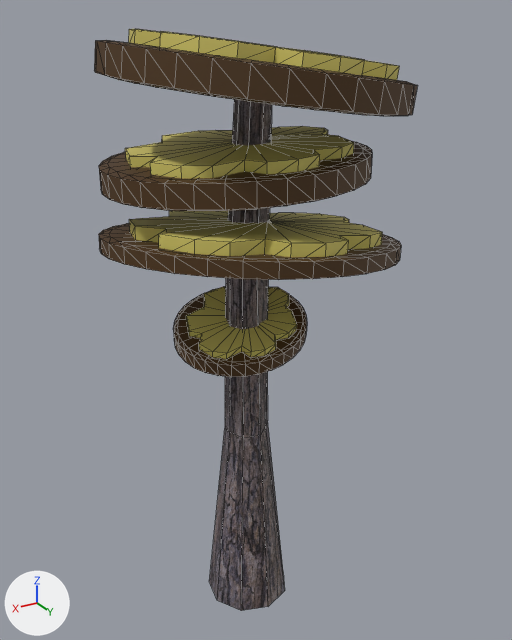
Before and after pictures for a commit that changed the OBJ model res/models/hillTree6/hillTree6.obj.
Before and after are seen from a 50 mm camera at (1.67, 2.87, 2.45) aimed at (-0.07, -0.03, 1.0). The lights are fixed; the arrows at lower left show +X, +Y and +Z. Mesh edges are drawn as thin lines. Where no turn or scale is listed for an object, it has been applied to the vertices.

Before the edit, the objects in view are built like this:
```python
me_cylinder_007_cylinder_008 = bpy.data.meshes.new('Cylinder.007_Cylinder.008')
me_cylinder_007_cylinder_008.from_pydata(...)  # 692 vertices, 1260 faces, 1 loose edge; spans x -0.73..0.7, y -0.72..0.75, z 0.86..2.4
# faces by material slot: [960, 300]
me_cylinder_007_cylinder_008.materials.append(mat_choc_foliage)  # picture img_foliage_png
me_cylinder_007_cylinder_008.materials.append(mat_cookie_foliage)  # picture img_cookie_foliage_png
me_wood_cylinder = bpy.data.meshes.new('wood_Cylinder')
me_wood_cylinder.from_pydata(...)  # 36 vertices, 27 faces; spans x -0.23..0.23, y -0.22..0.23, z -0.69..2.16
me_wood_cylinder.materials.append(mat_wood)  # picture img_tree_jpg
ob_cylinder_007_cylinder_008 = bpy.data.objects.new('Cylinder.007_Cylinder.008', me_cylinder_007_cylinder_008)
ob_cylinder_007_cylinder_008.location = (0.0, 0.0, 0.0)
ob_wood_cylinder = bpy.data.objects.new('wood_Cylinder', me_wood_cylinder)
ob_wood_cylinder.location = (0.0, 0.0, 0.0)
```
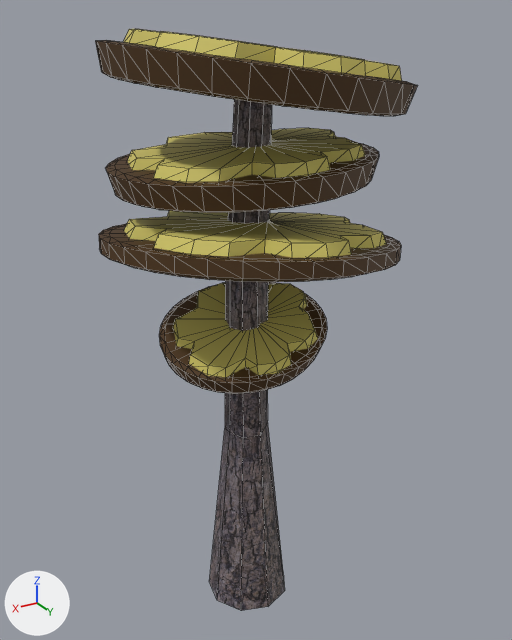
What differs and where, as boxes [x1, y1, x2, y2] in the pictures (512 x 640 px; the box of a moved part takes in the faces that stretch with it):
```json
{"object": "Cylinder.007_Cylinder.008", "change": "reshaped", "before": [94, 29, 418, 377], "after": [95, 29, 418, 394]}
{"part": 1, "of": "me_cylinder_007_cylinder_008", "change": "rebuilt", "before": [173, 288, 307, 377], "after": [173, 283, 318, 378], "on screen": "8% wider, 7% taller"}
{"part": 2, "of": "me_cylinder_007_cylinder_008", "change": "rebuilt", "before": [125, 126, 354, 179], "after": [128, 128, 365, 183]}
{"part": 3, "of": "me_cylinder_007_cylinder_008", "change": "added", "after": [159, 282, 327, 394], "on screen": "brown"}
{"part": 4, "of": "me_cylinder_007_cylinder_008", "change": "deleted", "before": [186, 287, 297, 359], "on screen": "yellow"}
{"part": 5, "of": "me_cylinder_007_cylinder_008", "change": "moved or reshaped", "before": [94, 29, 418, 211], "after": [95, 29, 418, 213]}
{"part": 6, "of": "me_cylinder_007_cylinder_008", "change": "built on", "before": [109, 219, 391, 259], "after": [109, 213, 391, 282]}
```

Edits to the scene script, one JSON object a line:
```json
{"block": "me_cylinder_007_cylinder_008", "where": "# used by ob_cylinder_007_cylinder_008; location = (0.0, 0.0, 0.0)"}
{"op": "remove", "block": "me_cylinder_007_cylinder_008", "code": "me_cylinder_007_cylinder_008.from_pydata(...)  # 692 vertices, 1260 faces, 1 loose edge; spans x -0.73..0.7, y -0.72..0.75, z 0.86..2.4"}
{"op": "add", "block": "me_cylinder_007_cylinder_008", "code": "me_cylinder_007_cylinder_008.from_pydata(...)  # 724 vertices, 1292 faces; spans x -0.73..0.7, y -0.71..0.75, z 0.8..2.4"}
{"block": "me_cylinder_007_cylinder_008", "change": "me_cylinder_007_cylinder_008 part 1: the loose piece of 130 vertices spanning x -0.32..0.36, y -0.37..0.3, z 0.86..1.09 is rebuilt with 51 vertices and now spans x -0.39..0.38, y -0.38..0.39, z 0.88..1.12, in mat_cookie_foliage (picture img_cookie_foliage_png)"}
{"block": "me_cylinder_007_cylinder_008", "change": "me_cylinder_007_cylinder_008 part 2: the loose piece of 51 vertices spanning x -0.56..0.52, y -0.62..0.49, z 1.8..1.92 is rebuilt with 51 vertices and now spans x -0.62..0.53, y -0.63..0.55, z 1.79..1.92"}
{"block": "me_cylinder_007_cylinder_008", "change": "me_cylinder_007_cylinder_008 part 3: a new loose piece of 130 vertices spanning x -0.41..0.44, y -0.43..0.41, z 0.8..1.09, in mat_choc_foliage (picture img_foliage_png)"}
{"block": "me_cylinder_007_cylinder_008", "change": "me_cylinder_007_cylinder_008 part 4: the loose piece of 51 vertices spanning x -0.28..0.3, y -0.31..0.28, z 0.93..1.11 is deleted"}
{"block": "me_cylinder_007_cylinder_008", "change": "me_cylinder_007_cylinder_008 part 5: 58 vertices moved from x -0.7..0.67, y -0.64..0.75, z 1.69..2.33 to x -0.67..0.64, y -0.61..0.72, z 1.69..2.34; 129 vertices removed from x -0.63..0.64, y -0.72..0.56, z 1.69..1.88; 129 vertices added at x -0.65..0.62, y -0.7..0.57, z 1.68..1.87"}
{"block": "me_cylinder_007_cylinder_008", "change": "me_cylinder_007_cylinder_008 part 6: 25 vertices moved from x -0.66..0.55, y -0.59..0.66, z 1.34..1.53 to x -0.7..0.6, y -0.64..0.7, z 1.33..1.53; 2 vertices removed from x -0.02..-0.01, y 0.01, z 1.39..1.43; 34 vertices added at x -0.66..0.64, y -0.65..0.65, z 1.27..1.47"}
```
